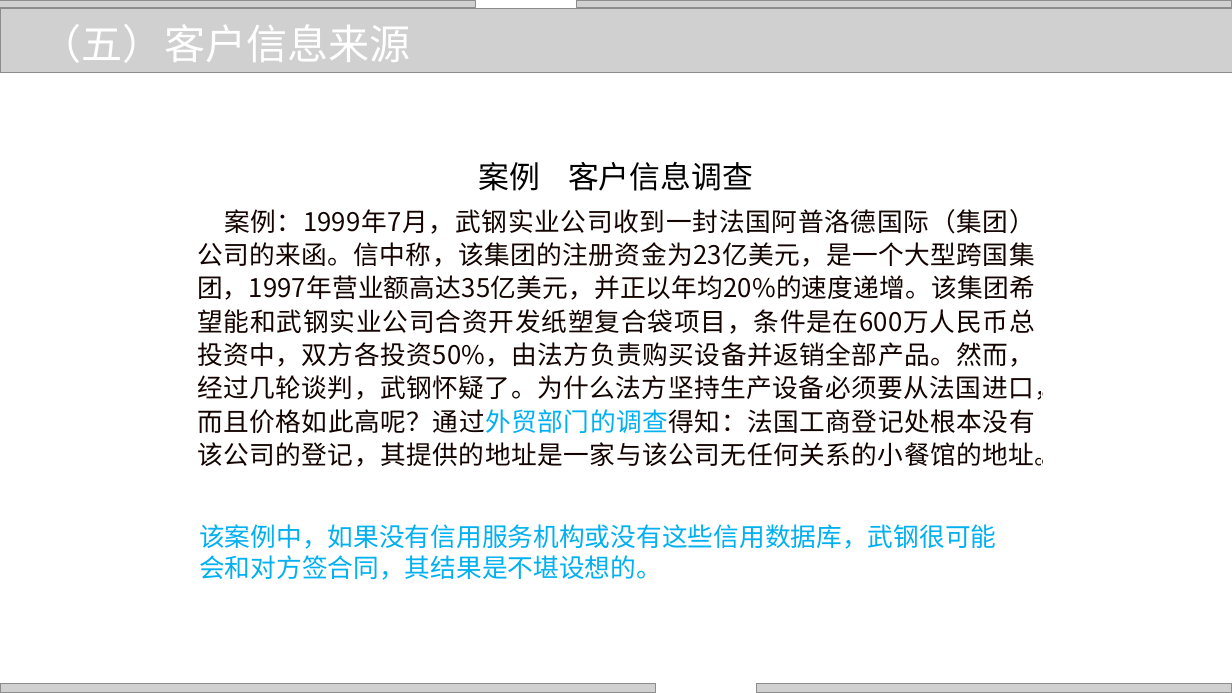
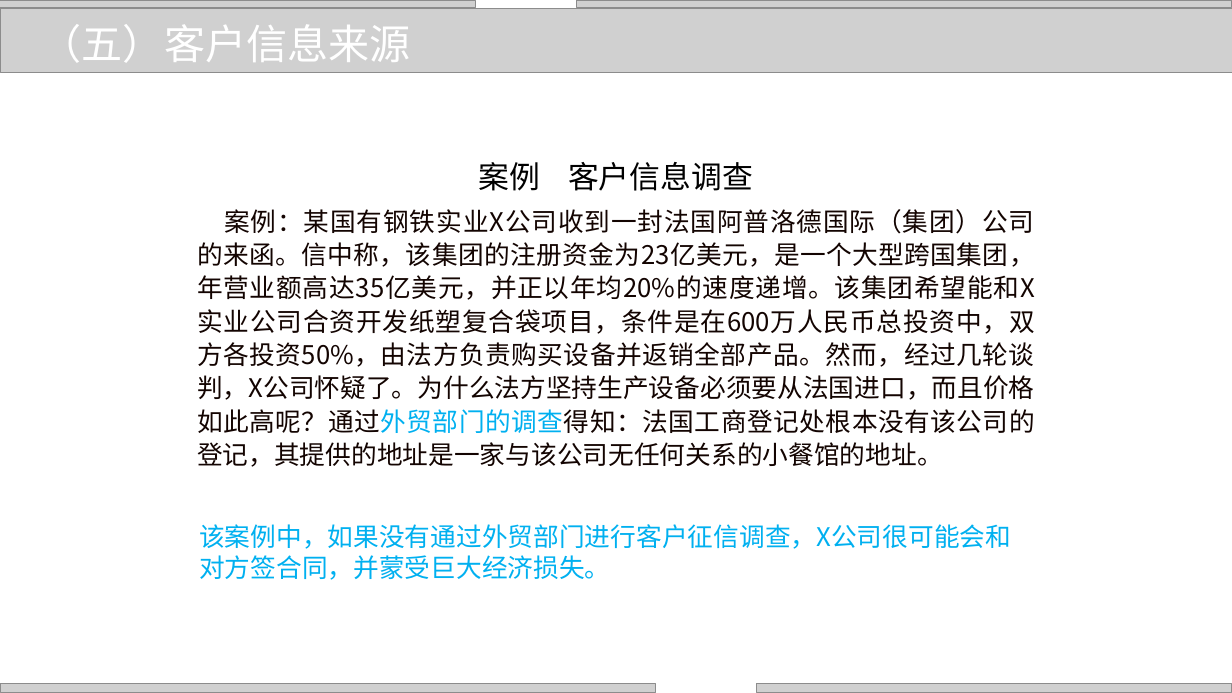
Before and after one commit to zhangjianzhang/internet_credit, a slide deck: slide 16 of files/slides/lecture_9.pptx. Drawn at 1232x693 pixels with LibreOffice and Linux fonts; fonts in the diff are those of the drawing; grey boxes stand for pictures; background and template pictures are left out. Boxes give left, top, right and bottom in pixels: in the first picture for what was removed or moved away, otherwise in the second. Text is boxed around its words. In the diff, an @@ line names an element or a change of style, - is before the commit and + after.

```diff
--- a/files/slides/lecture_9.pptx
+++ b/files/slides/lecture_9.pptx
@@ table at box(190, 130, 1043, 626) @@
-row 1, column 1: 案例 客户信息调查 / 案例：1999年7月，武钢实业公司收到一封法国阿普洛德国际（集团）公司的来函。信中称，该集团的注册资金为23亿美元，是一个大型跨国集团，1997年营业额高达35亿美元，并正以年均20%的速度递增。该集团希望能和武钢实业公司合资开发纸塑复合袋项目，条件是在600万人民币总投资中，双方各投资50%，由法方负责购买设备并返销全部产品。然而，经过几轮谈判，武钢怀疑了。为什么法方坚持生产设备必须要从法国进口，而且价格如此高呢？通过外贸部门的调查得知：法国工商登记处根本没有该公司的登记，其提供的地址是一家与该公司无任何关系的小餐馆的地址。
+row 1, column 1: 案例 客户信息调查 / 案例：某国有钢铁实业X公司收到一封法国阿普洛德国际（集团）公司的来函。信中称，该集团的注册资金为23亿美元，是一个大型跨国集团，年营业额高达35亿美元，并正以年均20%的速度递增。该集团希望能和X实业公司合资开发纸塑复合袋项目，条件是在600万人民币总投资中，双方各投资50%，由法方负责购买设备并返销全部产品。然而，经过几轮谈判，X公司怀疑了。为什么法方坚持生产设备必须要从法国进口，而且价格如此高呢？通过外贸部门的调查得知：法国工商登记处根本没有该公司的登记，其提供的地址是一家与该公司无任何关系的小餐馆的地址。
@@ text at box(199, 524, 1011, 580): text changed @@
-该案例中，如果没有信用服务机构或没有这些信用数据库，武钢很可能会和对方签合同，其结果是不堪设想的。
+该案例中，如果没有通过外贸部门进行客户征信调查，X公司很可能会和对方签合同，并蒙受巨大经济损失。
```
Also in this commit, not shown: 9 other slides changed, 5 other files.
